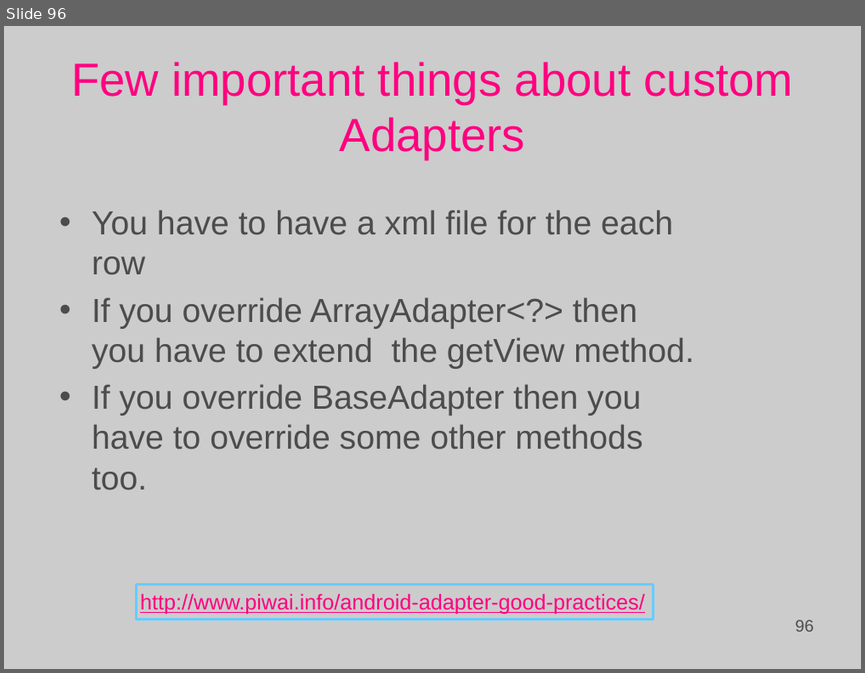
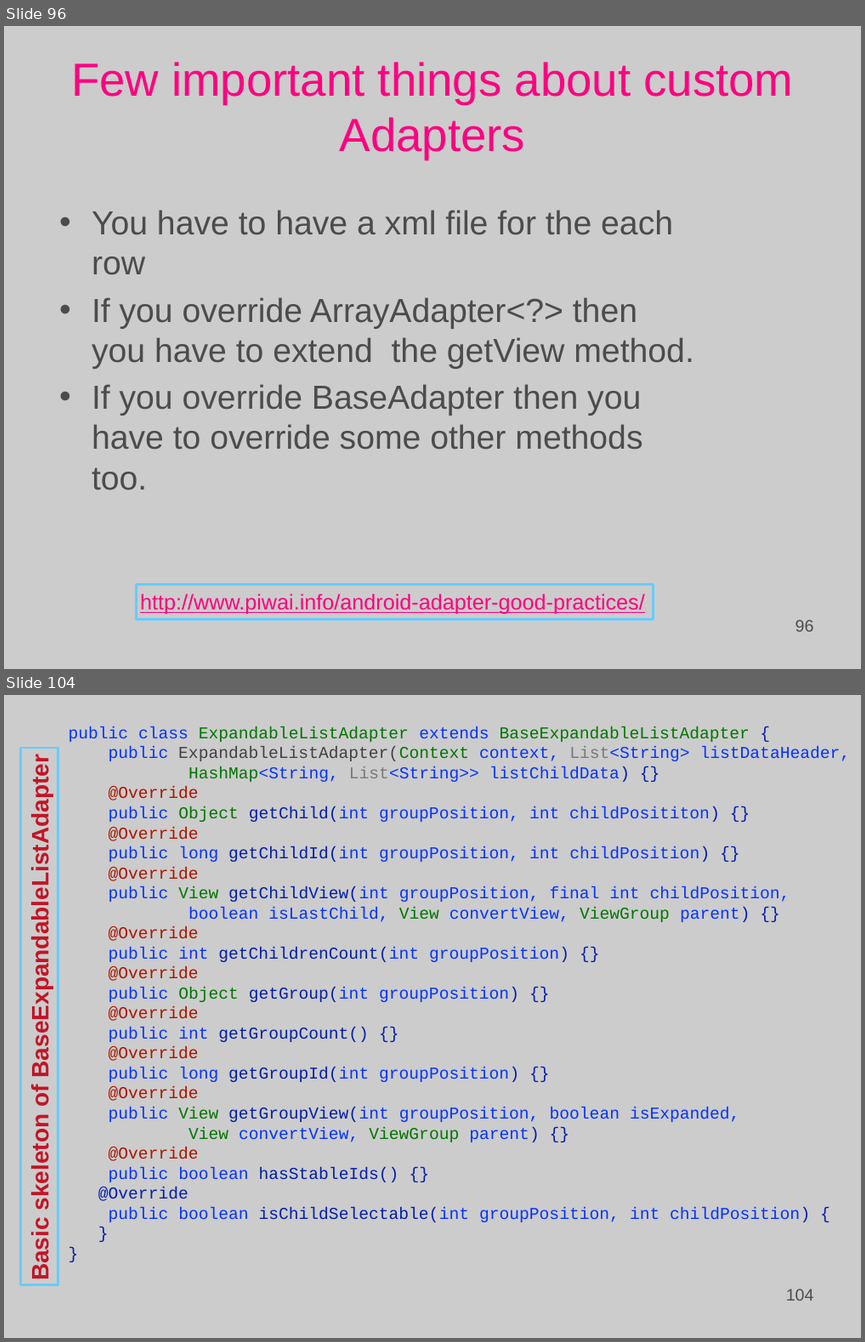
Before and after one commit to Basis-Android-Training/basis-android-training, a slide deck: Batch 12/Course lectures.ppt. Shown one above the other, each under a label of ours: slide 96 before the commit, slides 96 and 104 after it; the slides between them are not shown. The pictures are 865x673 and 865x1342 pixels, drawn with LibreOffice and Linux fonts; fonts in the diff are those of the drawing; background and template pictures are left out. Boxes give left, top, right and bottom in pixels: in the first picture for what was removed or moved away, otherwise in the second. Text is boxed around its words. In the diff, an @@ line names an element or a change of style, - is before the commit and + after.

```diff
--- a/Batch 12/Course lectures.ppt
+++ b/Batch 12/Course lectures.ppt
@@ slide 104 added at bbox=[4, 695, 861, 1338], background picture (left out) @@
@@ free added at bbox=[64, 718, 861, 1336], 14 pt, text #0433FF @@
+public class ExpandableListAdapter extends BaseExpandableListAdapter {
+public ExpandableListAdapter(Context context, List<String> listDataHeader,
+HashMap<String, List<String>> listChildData) {}
+@Override
+public Object getChild(int groupPosition, int childPosititon) {}
+@Override
+public long getChildId(int groupPosition, int childPosition) {}
+@Override
+public View getChildView(int groupPosition, final int childPosition,
+boolean isLastChild, View convertView, ViewGroup parent) {}
+@Override
+public int getChildrenCount(int groupPosition) {}
+@Override
+public Object getGroup(int groupPosition) {}
+@Override
+public int getGroupCount() {}
+@Override
+public long getGroupId(int groupPosition) {}
+@Override
+public View getGroupView(int groupPosition, boolean isExpanded,
+View convertView, ViewGroup parent) {}
+@Override
+public boolean hasStableIds() {}
+@Override
+public boolean isChildSelectable(int groupPosition, int childPosition) {
+}
+}
@@ freeform shape added at bbox=[21, 748, 58, 1285], outline #66CCFF 2.01 pt, 20 pt, text #C41425, bold @@
+Basic skeleton of BaseExpandableListAdapter
@@ page number added at bbox=[619, 1280, 818, 1307], 14 pt, text #4C4C4C @@
+104
```
Also in this commit, not shown: 2 slides changed, 17 other slides added, 12 other files.
